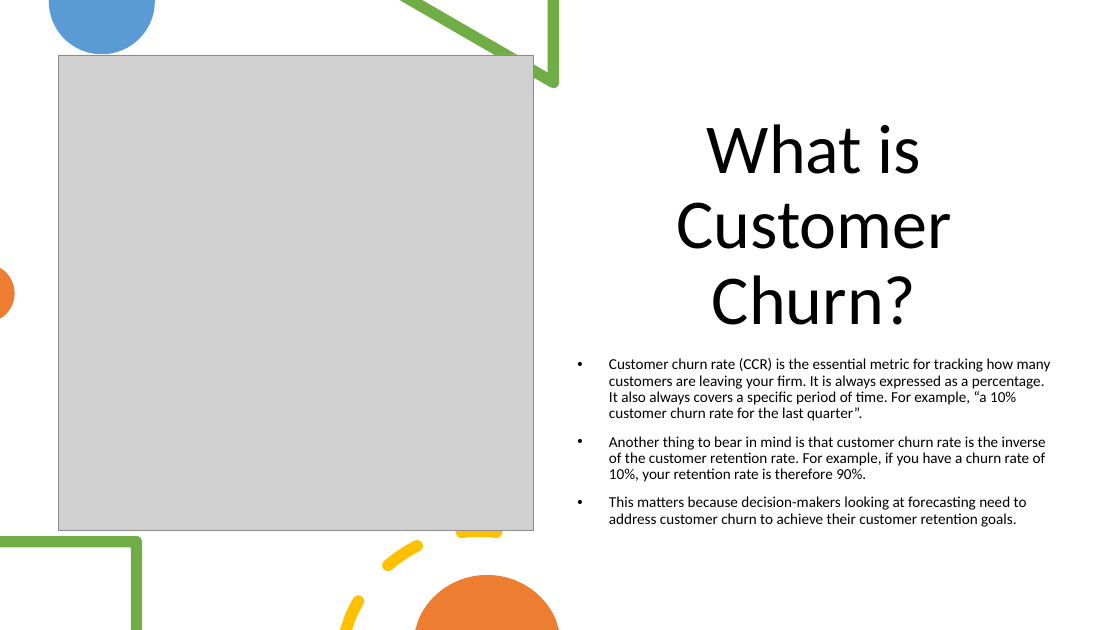
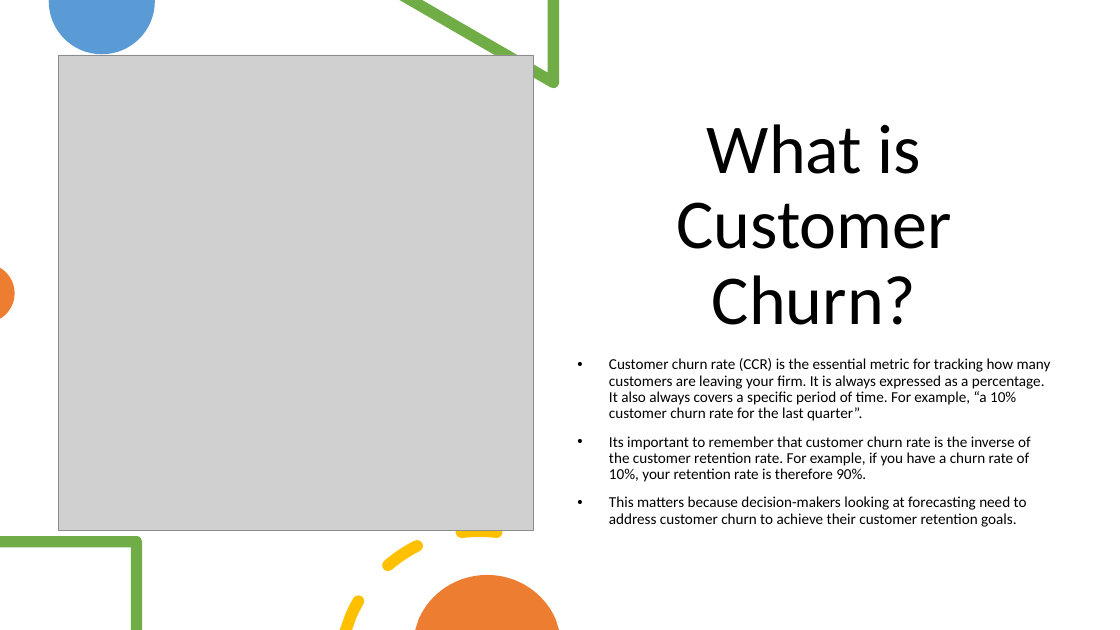
Before and after one commit to mglasser123/Project4, a slide deck: slide 2 of Resources/Customer Churn.pptx. Drawn at 1120x630 pixels with LibreOffice and Linux fonts; fonts in the diff are those of the drawing; grey boxes stand for pictures. Boxes give left, top, right and bottom in pixels: in the first picture for what was removed or moved away, otherwise in the second. Text is boxed around its words. In the diff, an @@ line names an element or a change of style, - is before the commit and + after.

Commit message:
Update PPT

```diff
--- a/Resources/Customer Churn.pptx
+++ b/Resources/Customer Churn.pptx
@@ subtitle at box(609, 436, 1031, 482): text changed @@
-• Another thing to bear in mind is that customer churn rate is the inverse of the customer retention rate. For example, if you have a churn rate of 10%, your retention rate is therefore 90%.
+• Its important to remember that customer churn rate is the inverse of the customer retention rate. For example, if you have a churn rate of 10%, your retention rate is therefore 90%.
```
Also in this commit, not shown: 1 other slide changed.
